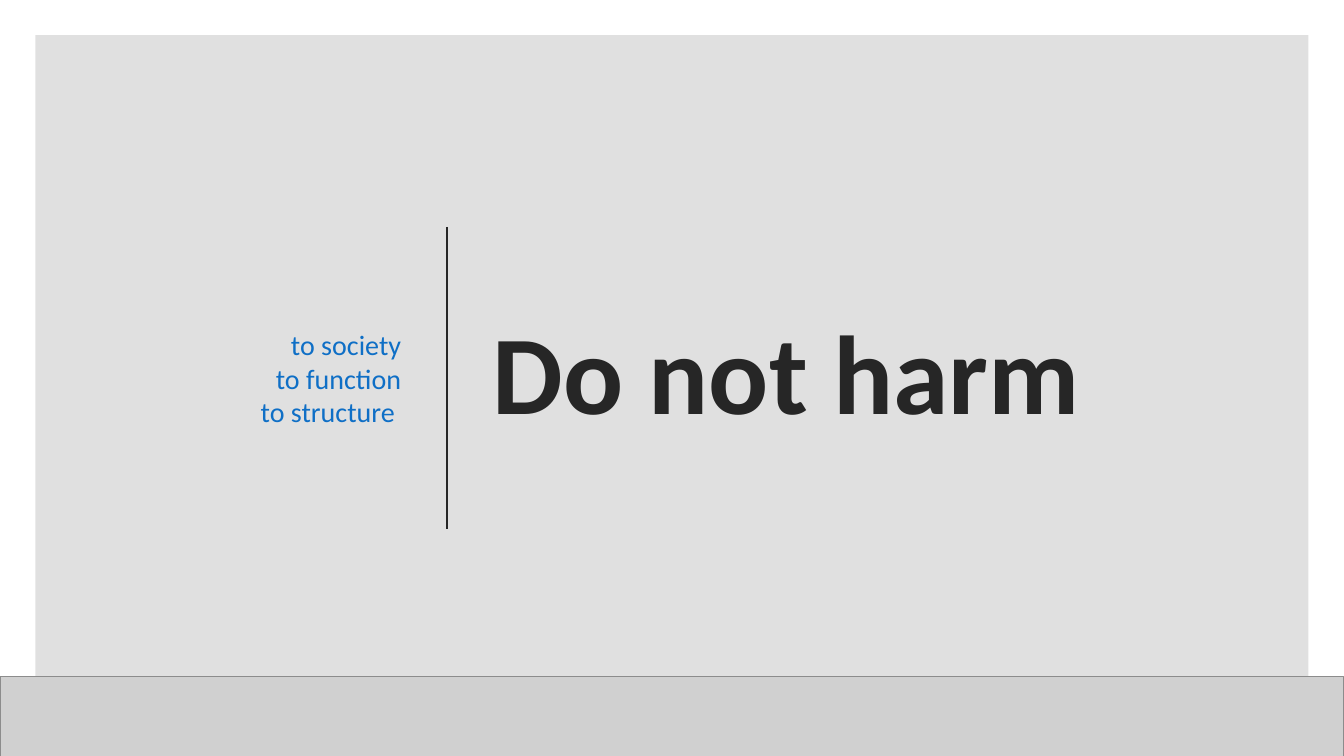
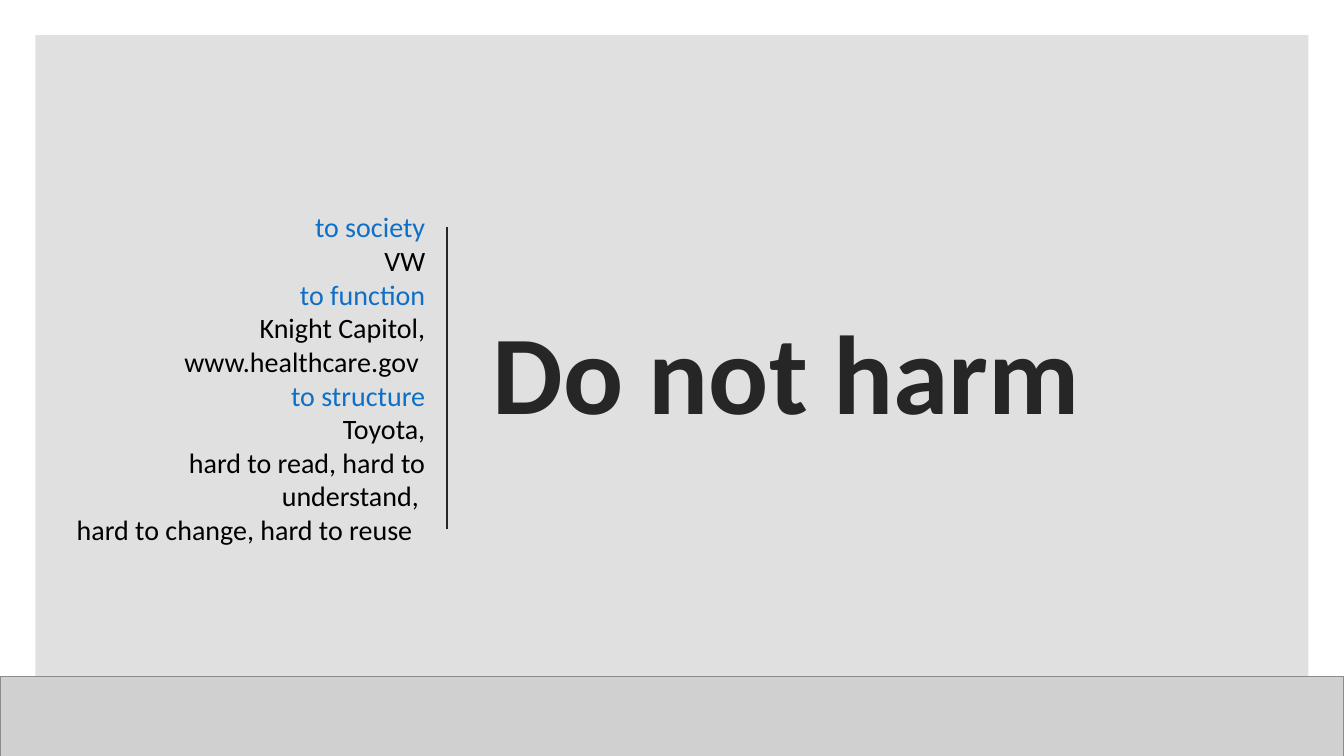
Before and after one commit to infobest-aclabs/aclabs2019, a slide deck: slide 4 of ppt/Aclabs_1_1.pptx. Drawn at 1344x756 pixels with LibreOffice and Linux fonts; fonts in the diff are those of the drawing; grey boxes stand for pictures. Boxes give left, top, right and bottom in pixels: in the first picture for what was removed or moved away, otherwise in the second. Text is boxed around its words. In the diff, an @@ line names an element or a change of style, - is before the commit and + after.

Commit message:
Modified presentation

```diff
--- a/ppt/Aclabs_1_1.pptx
+++ b/ppt/Aclabs_1_1.pptx
@@ subtitle "to society": place and size @@
-subtitle "to society" at <box>261,336,401,422</box>
+subtitle "to society" at <box>77,218,425,545</box>
@@ subtitle at <box>384,253,425,271</box>: paragraph added @@
+VW
@@ subtitle at <box>184,318,425,377</box>: paragraph added @@
+Knight Capitol, www.healthcare.gov
@@ subtitle at <box>77,421,425,545</box>: paragraphs added @@
+Toyota,
+hard to read, hard to understand,
+hard to change, hard to reuse
```
Also in this commit, not shown: 4 other slides changed.
